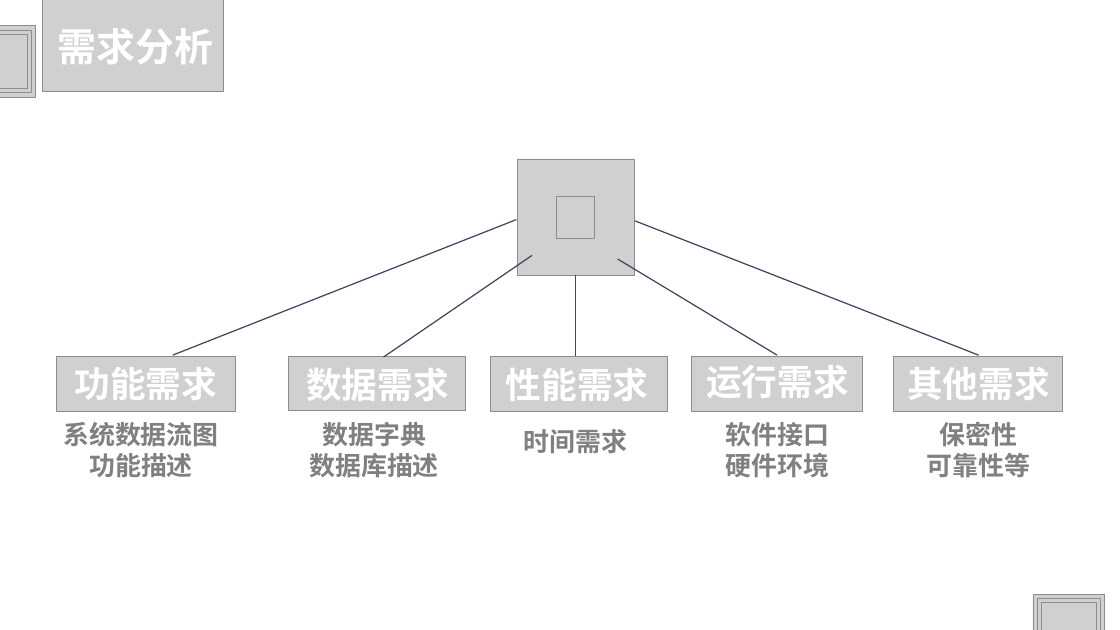
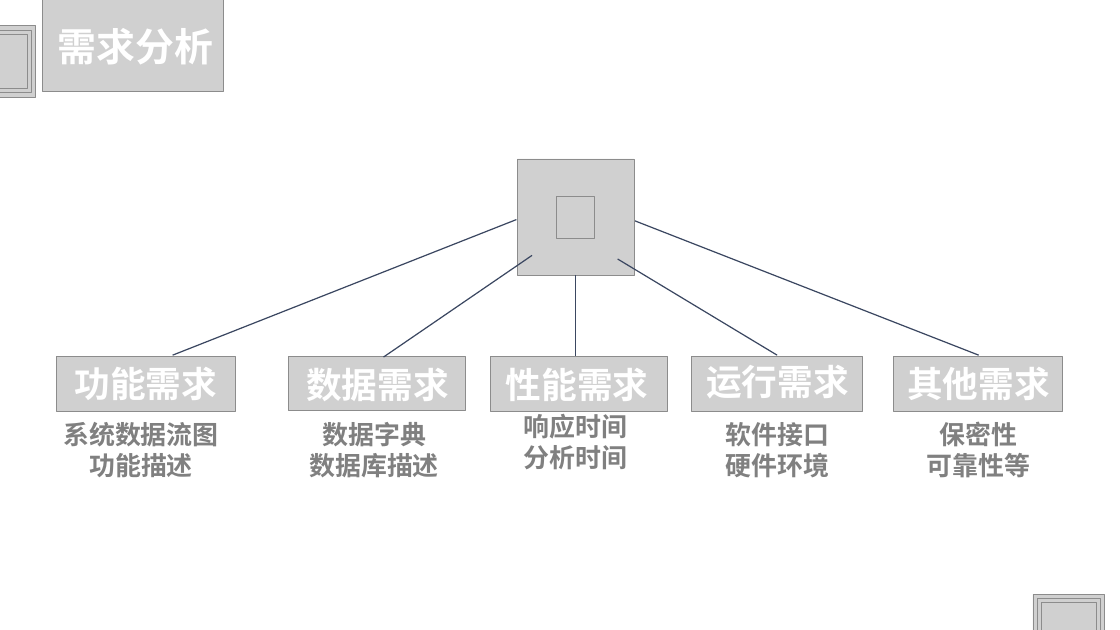
Before and after one commit to HJHGJGHHG/Sentiment-Analysis-System, a slide deck: slide 10 of PPT.pptx. Drawn at 1120x630 pixels with LibreOffice and Linux fonts; fonts in the diff are those of the drawing; grey boxes stand for pictures; background and template pictures are left out. Boxes give left, top, right and bottom in pixels: in the first picture for what was removed or moved away, otherwise in the second. Text is boxed around its words. In the diff, an @@ line names an element or a change of style, - is before the commit and + after.

```diff
--- a/PPT.pptx
+++ b/PPT.pptx
@@ text at (524,411,628,469): text changed @@
-时间需求
+响应时间
+分析时间
```
Also in this commit, not shown: 12 other slides changed, 1 slide removed.
